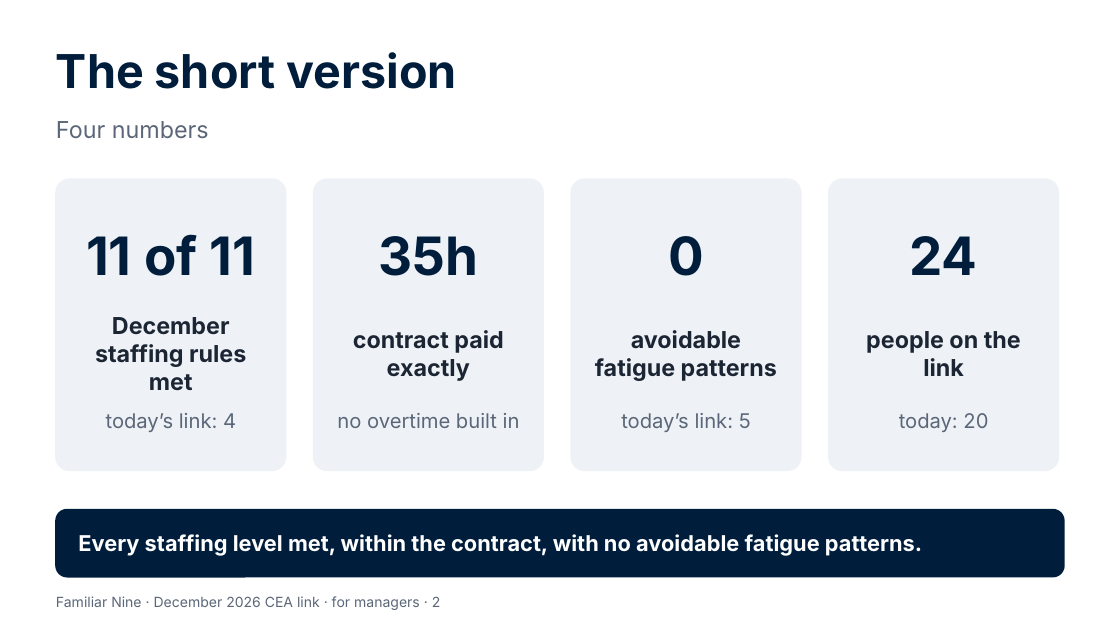
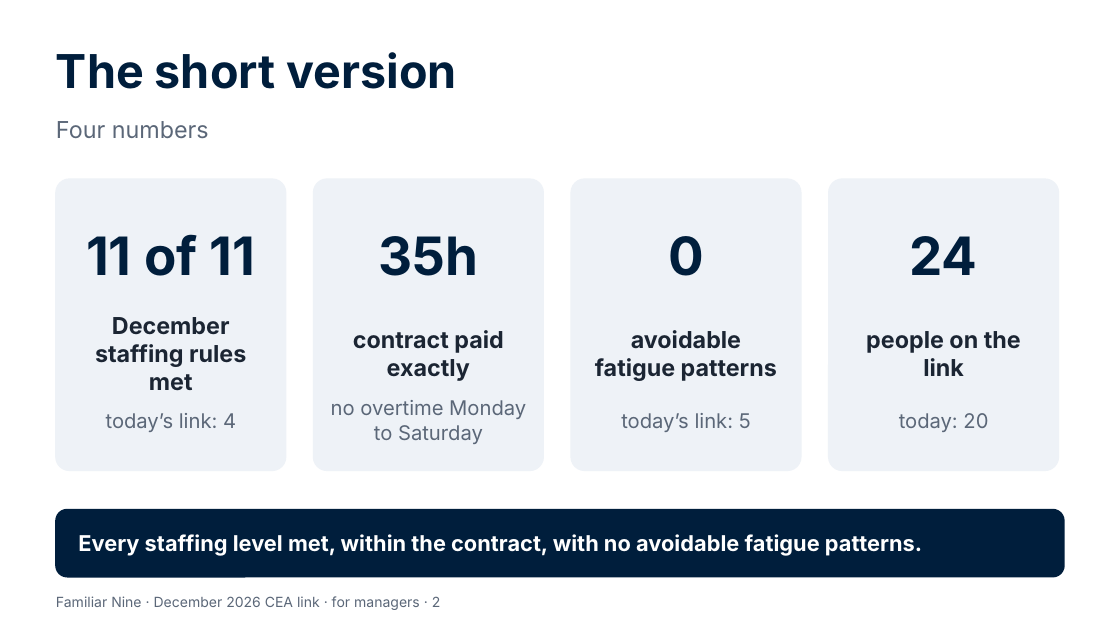
Before and after one commit to Garethdavidmiller/roster-app, a slide deck: slide 2 of docs/proposals/presentations/Familiar-Nine-for-managers.pptx. Drawn at 1120x630 pixels with LibreOffice and Linux fonts; fonts in the diff are those of the drawing. Boxes give left, top, right and bottom in pixels: in the first picture for what was removed or moved away, otherwise in the second. Text is boxed around its words. In the diff, an @@ line names an element or a change of style, - is before the commit and + after.

```diff
--- a/docs/proposals/presentations/Familiar-Nine-for-managers.pptx
+++ b/docs/proposals/presentations/Familiar-Nine-for-managers.pptx
@@ text at [331, 400, 526, 444]: text changed @@
-no overtime built in
+no overtime Monday to Saturday
```
Also in this commit, not shown: 4 other slides changed, 40 other files.
